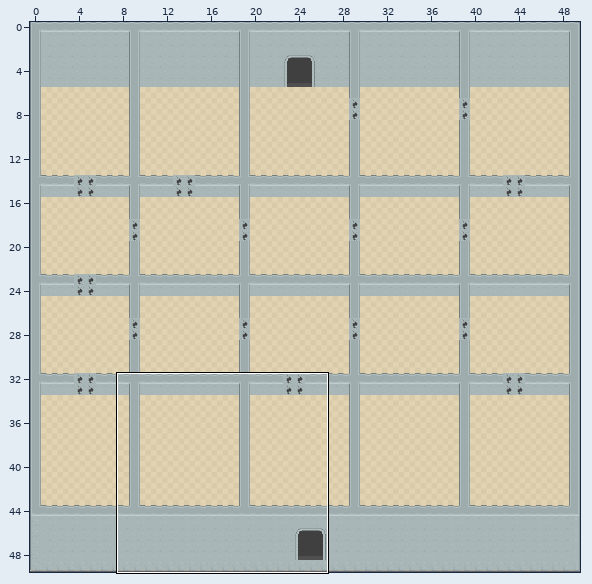
A Tiled map gets an edit: assets/floorFive.tmx. The picture above shows the old version from afar; the outline marks the close-up.
Close-up. Earlier state:
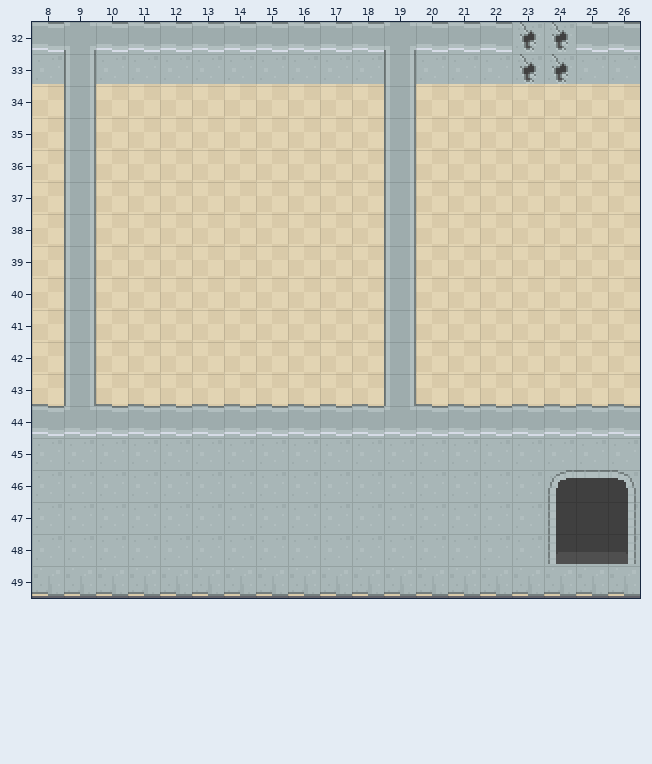
Cells are 16x16 px. Shown: x 8..26, y 32..49. The commit also changed other parts of the map, which this record leaves out.
Once edited:
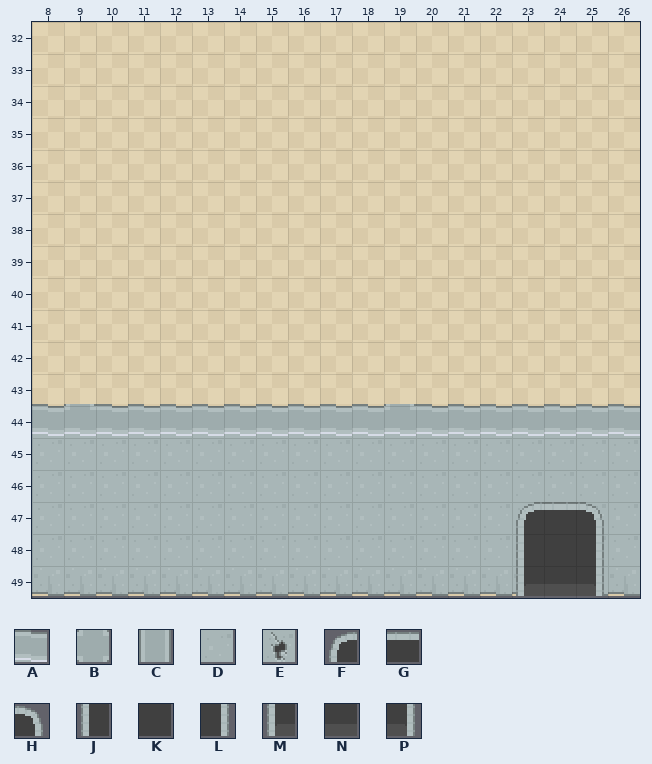
Key: from "tilemap_packed": A 10, B 38, C 39, D 65, E 92, F 301, G 302, H 303, J 329, K 330, L 331, M 357, N 358, P 359.
_ is an empty cell.
Tiles replaced or removed in this view: A, B, C, D, E, F, G, H, J, K, L, M, N, P.
Diff:
Changed rows in their new state; . is an unchanged cell.
Layer "Wall":
first column x 8:
32 _______________..__
33 _______________..__
34 ._........._.......
35 ._........._.......
36 ._........._.......
37 ._........._.......
38 ._........._.......
39 ._........._.......
40 ._........._.......
41 ._........._.......
42 ._........._.......
43 ._........._.......
Layer "Cracked":
first column x 23:
32 __
33 __
Layer "Decorations":
first column x 23:
46 .___
47 FGH_
48 JKL_
49 MNP.
